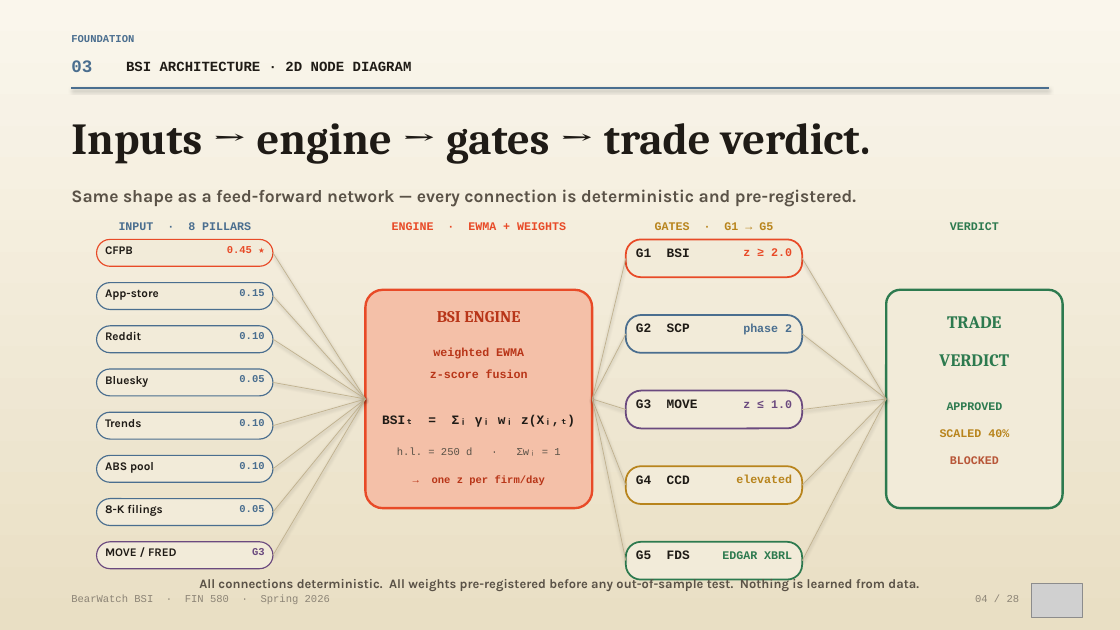
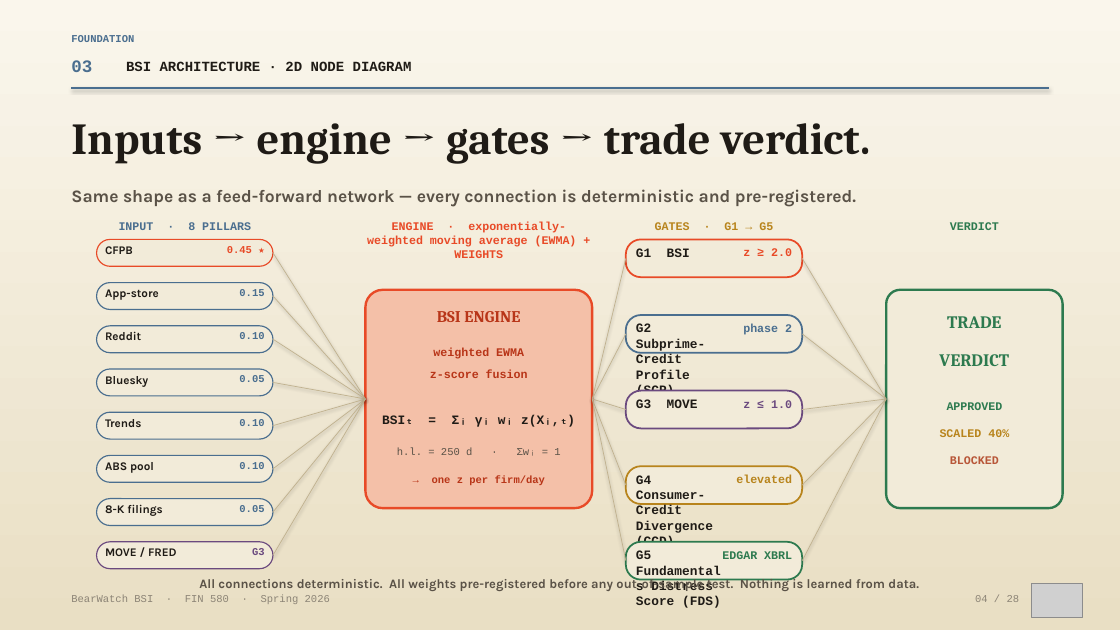
Before and after one commit to vermasidd1502/bnpl-trap, a slide deck: slide 4 of presentation/BearWatch_Research_Deck_FINAL.pptx. Drawn at 1120x630 pixels with LibreOffice and Linux fonts; fonts in the diff are those of the drawing; grey boxes stand for pictures. Boxes give left, top, right and bottom in pixels: in the first picture for what was removed or moved away, otherwise in the second. Text is boxed around its words. In the diff, an @@ line names an element or a change of style, - is before the commit and + after.

```diff
--- a/presentation/BearWatch_Research_Deck_FINAL.pptx
+++ b/presentation/BearWatch_Research_Deck_FINAL.pptx
@@ text at [367,221,577,258]: text changed @@
-ENGINE · EWMA + WEIGHTS
+ENGINE · exponentially-weighted moving average (EWMA) + WEIGHTS
@@ text at [636,323,705,393]: text changed @@
-G2 SCP
+G2 Subprime-Credit Profile (SCP)
@@ text at [636,475,713,544]: text changed @@
-G4 CCD
+G4 Consumer-Credit Divergence (CCD)
@@ text at [636,550,721,608]: text changed @@
-G5 FDS
+G5 Fundamentals Distress Score (FDS)
```
Also in this commit, not shown: 10 other slides changed, 1 other file.
